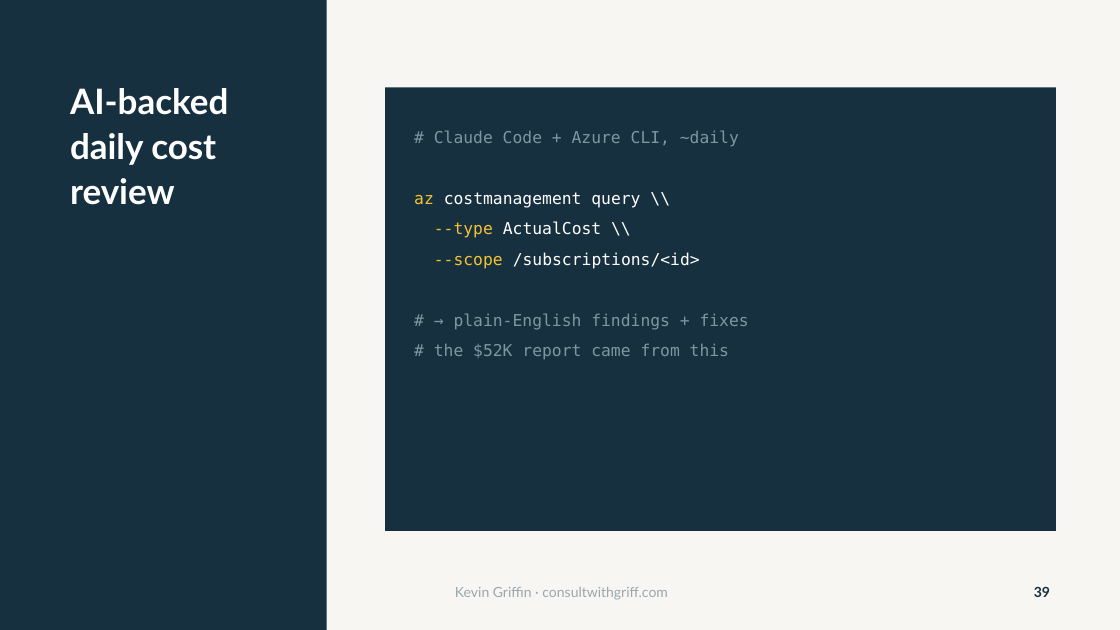
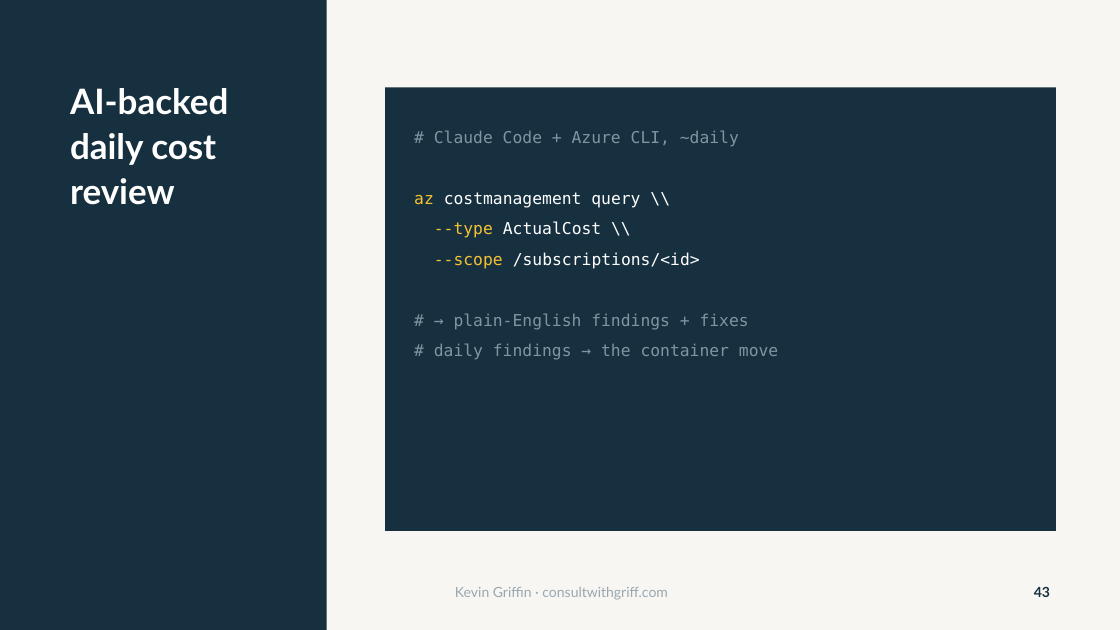
Before and after one commit to 1kevgriff/my-8000-serverless-mistake, a slide deck: slide 43 of slides/My $8000 Serverless Mistake v2.pptx (slide 39 before the commit). Drawn at 1120x630 pixels with LibreOffice and Linux fonts; fonts in the diff are those of the drawing. Boxes give left, top, right and bottom in pixels: in the first picture for what was removed or moved away, otherwise in the second. Text is boxed around its words. In the diff, an @@ line names an element or a change of style, - is before the commit and + after.

```diff
--- a/slides/My $8000 Serverless Mistake v2.pptx
+++ b/slides/My $8000 Serverless Mistake v2.pptx
@@ text at [434,343,778,360]: text changed @@
-# the $52K report came from this
+# daily findings → the container move
@@ text at [1034,587,1050,597]: text changed @@
-39
+43
```
Also in this commit, not shown: 18 other slides changed, 4 slides added, 2 other files.
